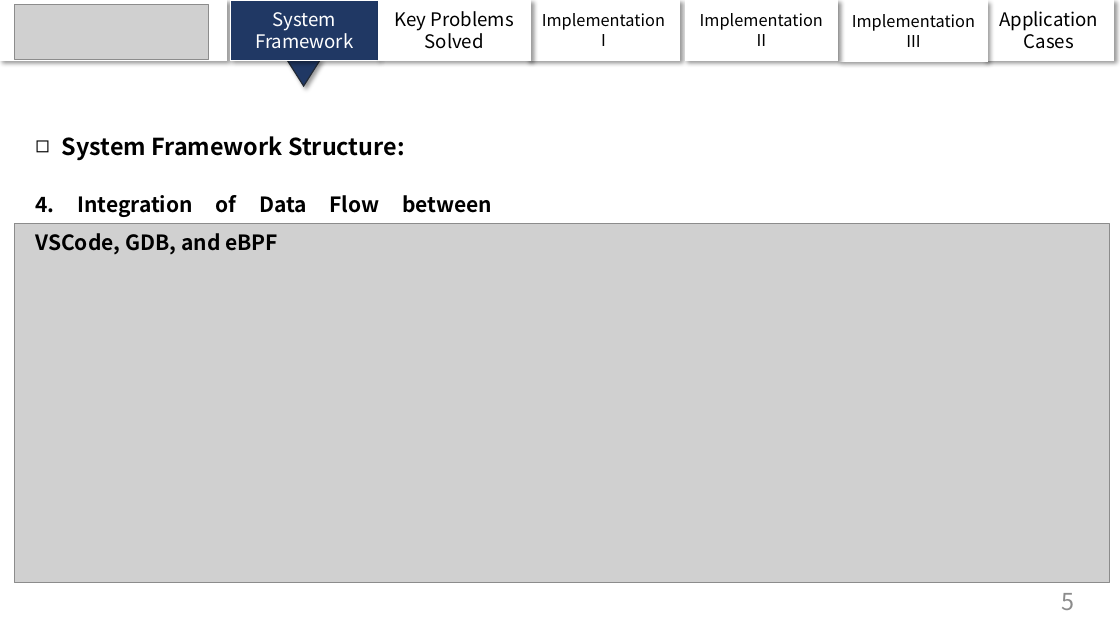
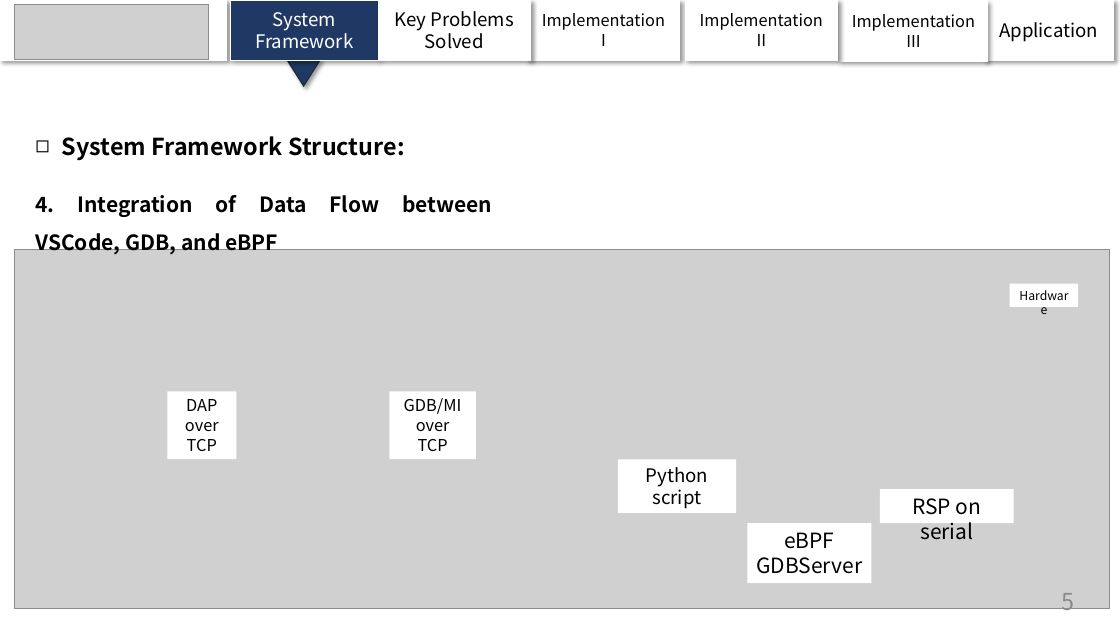
Before and after one commit to chenzhiy2001/code-debug-paper, a slide deck: slide 5 of ICCEA.pptx. Drawn at 1120x630 pixels with LibreOffice and Linux fonts; fonts in the diff are those of the drawing; grey boxes stand for pictures. Boxes give left, top, right and bottom in pixels: in the first picture for what was removed or moved away, otherwise in the second. Text is boxed around its words. In the diff, an @@ line names an element or a change of style, - is before the commit and + after.

```diff
--- a/ICCEA.pptx
+++ b/ICCEA.pptx
@@ text in rectangle at bbox=[999, 22, 1098, 42]: text changed @@
-Application Cases
+Application
@@ picture: place and size @@
-picture at bbox=[14, 223, 1110, 583]
+picture at bbox=[14, 250, 1110, 609]
@@ rectangle added at bbox=[1010, 284, 1078, 308], fill #FFFFFF, 10.5 pt, text #000000 @@
+Hardware
@@ rectangle added at bbox=[167, 392, 236, 460], fill #FFFFFF, 14 pt, text #000000 @@
+DAP
+over
+TCP
@@ rectangle added at bbox=[389, 392, 476, 460], fill #FFFFFF, 14 pt, text #000000 @@
+GDB/MI
+over
+TCP
@@ rectangle added at bbox=[618, 460, 736, 513], fill #FFFFFF, 16 pt, text #000000 @@
+Python
+script
@@ rectangle added at bbox=[881, 489, 1014, 523], fill #FFFFFF, 18 pt, text #000000 @@
+RSP on serial
@@ rectangle added at bbox=[748, 523, 872, 583], fill #FFFFFF, 18 pt, text #000000 @@
+eBPF
+GDBServer
```
Also in this commit, not shown: 10 other slides changed.
